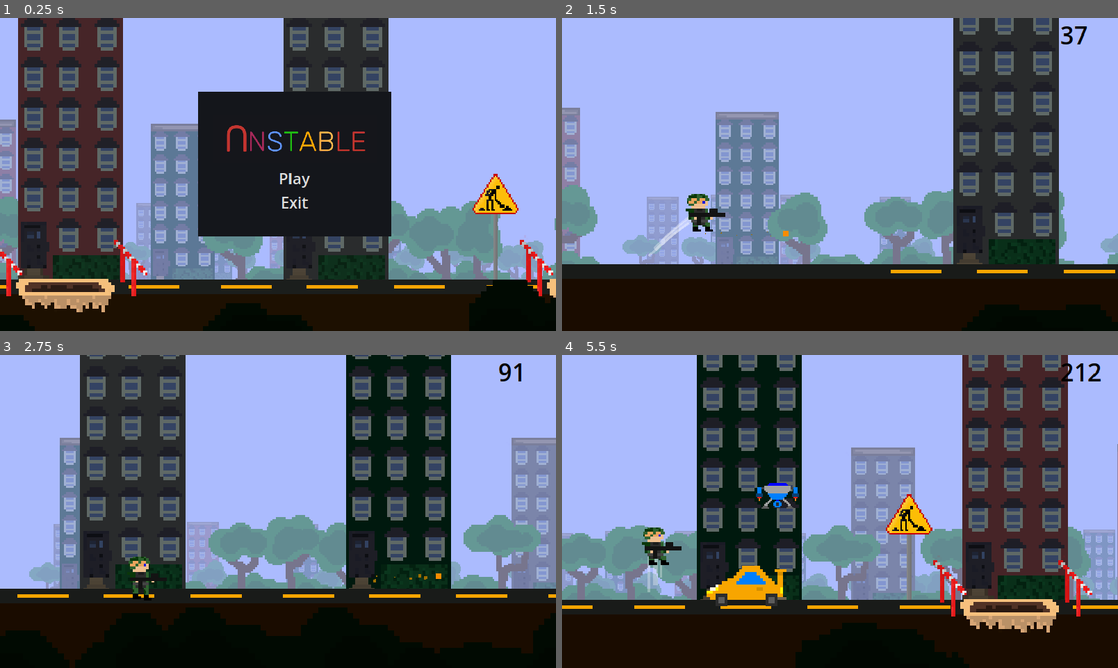
Above: before the commit, frames 1-4 (two rows, left to right).
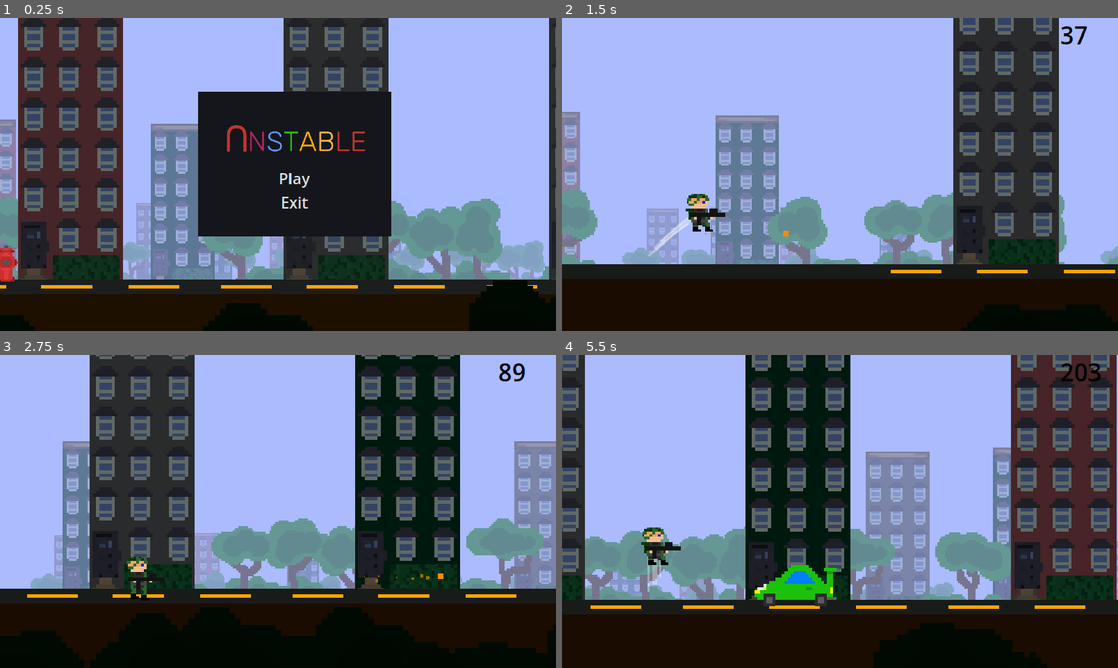
Above: after the commit, the same moments.

Repository: kir-55/Unstable
Game: Godot game, scene res://Scenes/menus/start_menu.tscn
Two runs of this game, one before a commit and one after it. Both use one fixed random seed, a clock stepped at 60 frames per second and the inputs below.
Inputs (mouse positions are in pixels of both pictures, inside the frame that each line leads up to):
- Up to frame 1 (0.25 s): no input
- Up to frame 2 (1.5 s): click "Play" at 0.5 s; move the mouse to (962, 158) at 1.27 s; hold Space (up) from 1.28 s (still down); click (962, 158) at 1.35 s
- Up to frame 3 (2.75 s): keep holding Space (up); move the mouse to (166, 527) at 2.02 s; click (166, 527) at 2.3 s
- Up to frame 4 (5.5 s): move the mouse to (895, 442) at 2.77 s; release Space (up) at 2.78 s; tap S (bottom) at 2.85 s; tap Space (up) at 3.05, 5.27 s; move the mouse to (812, 574) at 3.52 s; hold Space (up) 3.53-5.03 s; tap Shift (dash) at 3.6 s; click (812, 574) at 3.8 s; move the mouse to (1006, 558) at 4.27 s; click (1006, 558) at 4.35 s; move the mouse to (673, 464) at 5.02 s; tap A (stop) at 5.1 s; click (673, 464) at 5.3 s

The runs differ from the first frame. In frame 1, 4.1% of the frame differs, in the area x 0-100%, y 0-94%; in frame 2, 4.5%; in frame 3, 22%; in frame 4, 53%, in the area x 0-100%, y 0-100%.

Commit message:
explosions added

Diff:
--- /dev/null
+++ b/Decorations/City/hydrant.tres
@@ -0,0 +1,16 @@
+[gd_resource type="Resource" script_class="Decoration" load_steps=3 format=3 uid="uid://ddjxwuj1qgcor"]
+
+[ext_resource type="PackedScene" uid="uid://dubebyv7np2j1" path="res://Scenes/hydrant.tscn" id="1_ijdn5"]
+[ext_resource type="Script" path="res://Scripts/decoration.gd" id="2_f5dcn"]
+
+[resource]
+script = ExtResource("2_f5dcn")
+prefab = ExtResource("1_ijdn5")
+spawn_on_center = false
+initial_chance = 100
+chance_to_spawn = 20.0
+chance_multiplyer = 1
+type = 1
+incompatible_with_types = Array[int]([1, 2])
+min_scale = 4.0
+max_scale = 4.0
--- a/Scenes/drone_city.tscn
+++ b/Scenes/drone_city.tscn
@@ -1,7 +1,9 @@
-[gd_scene load_steps=4 format=3 uid="uid://cg47bhbbhmphx"]
+[gd_scene load_steps=6 format=3 uid="uid://cg47bhbbhmphx"]
 
 [ext_resource type="Texture2D" uid="uid://cwec6cfkjf6vn" path="res://Textures/Decorations/drone_city.png" id="1_22p13"]
+[ext_resource type="Script" path="res://Scripts/health_system.gd" id="2_mexp6"]
 [ext_resource type="Script" path="res://Scripts/deadly_area.gd" id="2_uyrou"]
+[ext_resource type="PackedScene" uid="uid://q6vw7hxexvpu" path="res://Scenes/explosions/drone_explosion.tscn" id="3_eoxcv"]
 
 [sub_resource type="RectangleShape2D" id="RectangleShape2D_1iamu"]
 size = Vector2(18, 10.7917)
@@ -13,6 +15,12 @@
 texture = ExtResource("1_22p13")
 offset = Vector2(-0.166952, -66.6667)
 
+[node name="HealthSystem" type="Node" parent="." node_paths=PackedStringArray("explosion_point")]
+script = ExtResource("2_mexp6")
+max_health = 90.0
+explosion_prefab = ExtResource("3_eoxcv")
+explosion_point = NodePath("../Area2D")
+
 [node name="Area2D" type="Area2D" parent="."]
 position = Vector2(-0.5, -53.1667)
 script = ExtResource("2_uyrou")
--- /dev/null
+++ b/Scenes/explosions/barier_explosion.tscn
@@ -0,0 +1,37 @@
+[gd_scene load_steps=4 format=3 uid="uid://c6jkxex0pqycv"]
+
+[ext_resource type="AudioStream" uid="uid://6qd3inw0pf42" path="res://Music/break.mp3" id="1_s1pw8"]
+
+[sub_resource type="Curve" id="Curve_25yfo"]
+_data = [Vector2(0.00550964, 0.965241), 0.0, 0.0, 0, 0, Vector2(0.983471, 1), 0.0, 0.0, 0, 0]
+point_count = 2
+
+[sub_resource type="Gradient" id="Gradient_kf85m"]
+offsets = PackedFloat32Array(0.477612, 1)
+colors = PackedColorArray(1, 0, 0, 1, 1, 1, 1, 1)
+
+[node name="CPUParticles2D" type="CPUParticles2D"]
+z_index = 20
+scale = Vector2(6, 6)
+emitting = false
+amount = 16
+one_shot = true
+explosiveness = 1.0
+randomness = 1.0
+lifetime_randomness = 0.61
+emission_shape = 1
+emission_sphere_radius = 1.0
+spread = 92.98
+gravity = Vector2(0, 400)
+initial_velocity_min = 10.0
+initial_velocity_max = 20.0
+scale_amount_min = 10.0
+scale_amount_max = 20.0
+scale_amount_curve = SubResource("Curve_25yfo")
+color_ramp = SubResource("Gradient_kf85m")
+
+[node name="wybuch" type="AudioStreamPlayer" parent="."]
+stream = ExtResource("1_s1pw8")
+volume_db = -10.0
+autoplay = true
+mix_target = 1
--- /dev/null
+++ b/Scenes/explosions/drone_explosion.tscn
@@ -0,0 +1,76 @@
+[gd_scene load_steps=9 format=3 uid="uid://q6vw7hxexvpu"]
+
+[ext_resource type="Script" path="res://Scripts/throwable.gd" id="1_obmio"]
+[ext_resource type="Gradient" uid="uid://dheic35wwrhmc" path="res://fire_gradient.tres" id="2_d6cqg"]
+[ext_resource type="Texture2D" uid="uid://cwec6cfkjf6vn" path="res://Textures/Decorations/drone_city.png" id="2_ohjig"]
+[ext_resource type="PackedScene" uid="uid://cuytrv5kl6n1o" path="res://Scenes/explosions/fire_explosion.tscn" id="2_q7hdc"]
+[ext_resource type="AudioStream" uid="uid://6qd3inw0pf42" path="res://Music/break.mp3" id="3_n3env"]
+
+[sub_resource type="Curve" id="Curve_25yfo"]
+_data = [Vector2(0.00550964, 0.965241), 0.0, 0.0, 0, 0, Vector2(0.983471, 1), 0.0, 0.0, 0, 0]
+point_count = 2
+
+[sub_resource type="RectangleShape2D" id="RectangleShape2D_0t1dm"]
+size = Vector2(30, 19)
+
+[sub_resource type="CapsuleShape2D" id="CapsuleShape2D_cfwsl"]
+radius = 18.0
+height = 38.0
+
+[node name="RigidBody2D" type="RigidBody2D" node_paths=PackedStringArray("explosion_point")]
+z_index = 6
+collision_layer = 4
+collision_mask = 2
+center_of_mass_mode = 1
+center_of_mass = Vector2(0, -10)
+linear_velocity = Vector2(300, -200)
+angular_velocity = 0.349066
+script = ExtResource("1_obmio")
+explosion_prefab = ExtResource("2_q7hdc")
+explosion_point = NodePath("Sprite2D")
+
+[node name="CPUParticles2D" type="CPUParticles2D" parent="."]
+z_index = 20
+position = Vector2(4, 0)
+scale = Vector2(6, 6)
+emitting = false
+amount = 16
+one_shot = true
+speed_scale = 1.6
+explosiveness = 1.0
+randomness = 1.0
+lifetime_randomness = 0.61
+emission_shape = 1
+emission_sphere_radius = 2.35
+direction = Vector2(0, 1)
+spread = 94.01
+gravity = Vector2(0, 0)
+initial_velocity_min = 10.0
+initial_velocity_max = 20.0
+scale_amount_min = 10.0
+scale_amount_max = 20.0
+scale_amount_curve = SubResource("Curve_25yfo")
+color_ramp = ExtResource("2_d6cqg")
+
+[node name="Area2D" type="Area2D" parent="."]
+collision_layer = 3
+
+[node name="CollisionShape2D" type="CollisionShape2D" parent="Area2D"]
+position = Vector2(3, -8.5)
+shape = SubResource("RectangleShape2D_0t1dm")
+
+[node name="CollisionShape2D" type="CollisionShape2D" parent="."]
+position = Vector2(-1, -10)
+shape = SubResource("CapsuleShape2D_cfwsl")
+
+[node name="Sprite2D" type="Sprite2D" parent="."]
+scale = Vector2(3, 3)
+texture = ExtResource("2_ohjig")
+
+[node name="wybuch" type="AudioStreamPlayer" parent="."]
+stream = ExtResource("3_n3env")
+volume_db = -10.0
+autoplay = true
+mix_target = 1
+
+[connection signal="area_entered" from="Area2D" to="." method="_on_area_2d_area_entered"]
--- /dev/null
+++ b/Scenes/explosions/fire_explosion.tscn
@@ -0,0 +1,34 @@
+[gd_scene load_steps=4 format=3 uid="uid://cuytrv5kl6n1o"]
+
+[ext_resource type="Gradient" uid="uid://dheic35wwrhmc" path="res://fire_gradient.tres" id="1_gp08d"]
+[ext_resource type="AudioStream" uid="uid://6qd3inw0pf42" path="res://Music/break.mp3" id="2_1vnew"]
+
+[sub_resource type="Curve" id="Curve_25yfo"]
+_data = [Vector2(0.00550964, 0.965241), 0.0, 0.0, 0, 0, Vector2(0.983471, 1), 0.0, 0.0, 0, 0]
+point_count = 2
+
+[node name="CPUParticles2D" type="CPUParticles2D"]
+z_index = 20
+scale = Vector2(6, 6)
+emitting = false
+amount = 16
+one_shot = true
+explosiveness = 1.0
+randomness = 1.0
+lifetime_randomness = 0.61
+emission_shape = 1
+emission_sphere_radius = 1.0
+spread = 158.95
+gravity = Vector2(0, 400)
+initial_velocity_min = 10.0
+initial_velocity_max = 20.0
+scale_amount_min = 10.0
+scale_amount_max = 20.0
+scale_amount_curve = SubResource("Curve_25yfo")
+color_ramp = ExtResource("1_gp08d")
+
+[node name="wybuch" type="AudioStreamPlayer" parent="."]
+stream = ExtResource("2_1vnew")
+volume_db = -10.0
+autoplay = true
+mix_target = 1
--- /dev/null
+++ b/Scenes/explosions/hydrant_explosion.tscn
@@ -0,0 +1,70 @@
+[gd_scene load_steps=9 format=3 uid="uid://cu6h8qbv3df6m"]
+
+[ext_resource type="Script" path="res://Scripts/throwable.gd" id="1_5dgw7"]
+[ext_resource type="Texture2D" uid="uid://careweli3bkl2" path="res://Textures/Decorations/hydrant.png" id="1_hjqmu"]
+[ext_resource type="AudioStream" uid="uid://6qd3inw0pf42" path="res://Music/break.mp3" id="1_tvtnf"]
+[ext_resource type="PackedScene" uid="uid://dqs5nqfwvon56" path="res://Scenes/explosions/water_explosion.tscn" id="2_i1p1x"]
+[ext_resource type="Gradient" uid="uid://0w4ugak1xvxo" path="res://water_gradient.tres" id="2_rb372"]
+
+[sub_resource type="Curve" id="Curve_25yfo"]
+_data = [Vector2(0.00550964, 0.965241), 0.0, 0.0, 0, 0, Vector2(0.983471, 1), 0.0, 0.0, 0, 0]
+point_count = 2
+
+[sub_resource type="RectangleShape2D" id="RectangleShape2D_0t1dm"]
+size = Vector2(21, 62.5)
+
+[sub_resource type="CapsuleShape2D" id="CapsuleShape2D_cfwsl"]
+radius = 18.0
+height = 64.0
+
+[node name="RigidBody2D" type="RigidBody2D"]
+z_index = 6
+collision_layer = 2
+collision_mask = 3
+center_of_mass_mode = 1
+center_of_mass = Vector2(0, -10)
+linear_velocity = Vector2(1000, -700)
+angular_velocity = 0.349066
+script = ExtResource("1_5dgw7")
+explosion_prefab = ExtResource("2_i1p1x")
+
+[node name="CPUParticles2D" type="CPUParticles2D" parent="."]
+z_index = 20
+position = Vector2(4, 0)
+scale = Vector2(6, 6)
+amount = 16
+randomness = 1.0
+lifetime_randomness = 0.61
+emission_shape = 1
+emission_sphere_radius = 2.35
+direction = Vector2(0, 1)
+spread = 94.01
+gravity = Vector2(0, 900)
+scale_amount_min = 10.0
+scale_amount_max = 20.0
+scale_amount_curve = SubResource("Curve_25yfo")
+color_ramp = ExtResource("2_rb372")
+
+[node name="Area2D" type="Area2D" parent="."]
+collision_layer = 3
+
+[node name="CollisionShape2D" type="CollisionShape2D" parent="Area2D"]
+position = Vector2(1, 0.75)
+shape = SubResource("RectangleShape2D_0t1dm")
+
+[node name="CollisionShape2D" type="CollisionShape2D" parent="."]
+position = Vector2(1, 0)
+scale = Vector2(1, 1)
+shape = SubResource("CapsuleShape2D_cfwsl")
+
+[node name="Sprite2D" type="Sprite2D" parent="."]
+scale = Vector2(2, 2)
+texture = ExtResource("1_hjqmu")
+
+[node name="wybuch" type="AudioStreamPlayer" parent="."]
+stream = ExtResource("1_tvtnf")
+volume_db = -10.0
+autoplay = true
+mix_target = 1
+
+[connection signal="area_entered" from="Area2D" to="." method="_on_area_2d_area_entered"]
--- /dev/null
+++ b/Scenes/explosions/water_explosion.tscn
@@ -0,0 +1,34 @@
+[gd_scene load_steps=4 format=3 uid="uid://dqs5nqfwvon56"]
+
+[ext_resource type="Gradient" uid="uid://0w4ugak1xvxo" path="res://water_gradient.tres" id="1_0xmdf"]
+[ext_resource type="AudioStream" uid="uid://6qd3inw0pf42" path="res://Music/break.mp3" id="1_wwtpg"]
+
+[sub_resource type="Curve" id="Curve_25yfo"]
+_data = [Vector2(0.00550964, 0.965241), 0.0, 0.0, 0, 0, Vector2(0.983471, 1), 0.0, 0.0, 0, 0]
+point_count = 2
+
+[node name="CPUParticles2D" type="CPUParticles2D"]
+z_index = 20
+scale = Vector2(6, 6)
+emitting = false
+amount = 16
+one_shot = true
+explosiveness = 1.0
+randomness = 1.0
+lifetime_randomness = 0.61
+emission_shape = 1
+emission_sphere_radius = 1.0
+spread = 158.95
+gravity = Vector2(0, 400)
+initial_velocity_min = 10.0
+initial_velocity_max = 20.0
+scale_amount_min = 10.0
+scale_amount_max = 20.0
+scale_amount_curve = SubResource("Curve_25yfo")
+color_ramp = ExtResource("1_0xmdf")
+
+[node name="wybuch" type="AudioStreamPlayer" parent="."]
+stream = ExtResource("1_wwtpg")
+volume_db = -10.0
+autoplay = true
+mix_target = 1
--- a/Scenes/game.tscn
+++ b/Scenes/game.tscn
@@ -17,6 +17,7 @@
 [ext_resource type="Resource" uid="uid://c14irlak1u1mm" path="res://Decorations/City/house.tres" id="11_ce5fi"]
 [ext_resource type="Resource" uid="uid://cj0iuschfqh2i" path="res://Decorations/City/hole.tres" id="13_3ljpo"]
 [ext_resource type="Script" path="res://Scripts/go_to_transition.gd" id="14_8ml7d"]
+[ext_resource type="Resource" uid="uid://ddjxwuj1qgcor" path="res://Decorations/City/hydrant.tres" id="14_stlej"]
 [ext_resource type="Resource" uid="uid://1n4aegfhapd" path="res://Decorations/City/road_line.tres" id="14_tk21i"]
 [ext_resource type="AudioStream" uid="uid://s13upthllfum" path="res://Music/do gry2.mp3" id="15_6haxf"]
 
@@ -28,8 +29,11 @@
 
 [node name="Game" type="Node2D"]
 
+[node name="WorldEnvironment" type="WorldEnvironment" parent="."]
+environment = ExtResource("1_uj810")
+
 [node name="ParallaxBackground2" type="ParallaxBackground" parent="."]
-layer = 10
+layer = 9
 
 [node name="ParallaxLayer" type="ParallaxLayer" parent="ParallaxBackground2"]
 z_index = -2
@@ -49,7 +53,7 @@
 [node name="ParallaxLayer3" type="ParallaxLayer" parent="ParallaxBackground"]
 self_modulate = Color(1, 1, 1, 0.984314)
 position = Vector2(-621, 67)
-motion_scale = Vector2(0.1, 0.8)
+motion_scale = Vector2(0.1, 0.9)
 motion_mirroring = Vector2(2000, 0)
 
 [node name="Sprite2D" type="Sprite2D" parent="ParallaxBackground/ParallaxLayer3"]
@@ -66,16 +70,13 @@
 
 [node name="ParallaxLayer2" type="ParallaxLayer" parent="ParallaxBackground"]
 position = Vector2(-6, 32)
-motion_scale = Vector2(0.3, 0.9)
+motion_scale = Vector2(0.3, 0.93)
 motion_mirroring = Vector2(1900, 0)
 
 [node name="Sprite2D" type="Sprite2D" parent="ParallaxBackground/ParallaxLayer2"]
 position = Vector2(200, 76)
 scale = Vector2(4, 4)
 texture = ExtResource("1_b5qif")
-
-[node name="WorldEnvironment" type="WorldEnvironment" parent="."]
-environment = ExtResource("1_uj810")
 
 [node name="CanvasLayer" type="CanvasLayer" parent="."]
 
@@ -156,7 +157,7 @@
 player = NodePath("../../Player")
 line = NodePath("../GroundLine")
 terrain_generator = NodePath("..")
-decorations = Array[Resource("res://Scripts/decoration.gd")]([ExtResource("8_42q7i"), ExtResource("13_3ljpo"), ExtResource("9_s7k86"), ExtResource("10_sqdli"), ExtResource("11_ce5fi"), ExtResource("14_tk21i")])
+decorations = Array[Resource("res://Scripts/decoration.gd")]([ExtResource("8_42q7i"), ExtResource("14_stlej"), ExtResource("13_3ljpo"), ExtResource("9_s7k86"), ExtResource("10_sqdli"), ExtResource("11_ce5fi"), ExtResource("14_tk21i")])
 
 [node name="Timer" type="Timer" parent="." node_paths=PackedStringArray("player")]
 wait_time = 4096.0
--- a/Scenes/hay_wall.tscn
+++ b/Scenes/hay_wall.tscn
@@ -1,7 +1,7 @@
 [gd_scene load_steps=6 format=3 uid="uid://cj0n3ymjobgpv"]
 
 [ext_resource type="Script" path="res://Scripts/health_system.gd" id="1_yl2mc"]
-[ext_resource type="PackedScene" uid="uid://c6jkxex0pqycv" path="res://Music/wybuch.tscn" id="2_hwdiv"]
+[ext_resource type="PackedScene" uid="uid://c6jkxex0pqycv" path="res://Scenes/explosions/barier_explosion.tscn" id="2_a1kh7"]
 [ext_resource type="Texture2D" uid="uid://dakyyk5dh86ig" path="res://Textures/Decorations/hay_bale.png" id="3_jumt4"]
 [ext_resource type="Script" path="res://Scripts/deadly_area.gd" id="4_h2fi8"]
 
@@ -15,7 +15,7 @@
 
 [node name="HealthSystem" type="Node" parent="."]
 script = ExtResource("1_yl2mc")
-audio = ExtResource("2_hwdiv")
+explosion_prefab = ExtResource("2_a1kh7")
 
 [node name="hay_bale1" type="Sprite2D" parent="."]
 position = Vector2(-2.88508, -4.9733)
--- a/Scenes/hole.tscn
+++ b/Scenes/hole.tscn
@@ -4,7 +4,7 @@
 [ext_resource type="Script" path="res://Scripts/deadly_area.gd" id="2_2c7y6"]
 [ext_resource type="Texture2D" uid="uid://mfhqfusv0tgx" path="res://Textures/Decorations/nowa_barierka.png" id="3_hlgjw"]
 [ext_resource type="Script" path="res://Scripts/health_system.gd" id="4_b3iql"]
-[ext_resource type="PackedScene" uid="uid://c6jkxex0pqycv" path="res://Music/wybuch.tscn" id="5_q1vg7"]
+[ext_resource type="PackedScene" uid="uid://c6jkxex0pqycv" path="res://Scenes/explosions/barier_explosion.tscn" id="5_hlcji"]
 [ext_resource type="Texture2D" uid="uid://byt2uuian5r3w" path="res://Textures/Decorations/nowy_znak.png" id="6_pwtc5"]
 
 [sub_resource type="RectangleShape2D" id="RectangleShape2D_1iamu"]
@@ -37,7 +37,7 @@
 [node name="HealthSystem" type="Node" parent="Barier1"]
 script = ExtResource("4_b3iql")
 max_health = 30.0
-audio = ExtResource("5_q1vg7")
+explosion_prefab = ExtResource("5_hlcji")
 
 [node name="Area2D" type="Area2D" parent="Barier1"]
 collision_layer = 3
@@ -57,7 +57,7 @@
 [node name="HealthSystem" type="Node" parent="Barier2"]
 script = ExtResource("4_b3iql")
 max_health = 30.0
-audio = ExtResource("5_q1vg7")
+explosion_prefab = ExtResource("5_hlcji")
 
 [node name="Area2D" type="Area2D" parent="Barier2"]
 collision_layer = 3
--- /dev/null
+++ b/Scenes/hydrant.tscn
@@ -0,0 +1,35 @@
+[gd_scene load_steps=6 format=3 uid="uid://dubebyv7np2j1"]
+
+[ext_resource type="Texture2D" uid="uid://bs842xniyo8fc" path="res://Textures/Decorations/hydrant2.png" id="1_kn5rp"]
+[ext_resource type="Script" path="res://Scripts/health_system.gd" id="2_utguk"]
+[ext_resource type="PackedScene" uid="uid://cu6h8qbv3df6m" path="res://Scenes/explosions/hydrant_explosion.tscn" id="3_t01oi"]
+[ext_resource type="Script" path="res://Scripts/deadly_area.gd" id="5_shcd0"]
+
+[sub_resource type="RectangleShape2D" id="RectangleShape2D_lvb52"]
+size = Vector2(5.91667, 13.75)
+
+[node name="Hydrant" type="Sprite2D"]
+z_index = 5
+position = Vector2(0, 6)
+scale = Vector2(6, 6)
+texture = ExtResource("1_kn5rp")
+offset = Vector2(-0.250283, -7)
+
+[node name="HealthSystem" type="Node" parent="."]
+script = ExtResource("2_utguk")
+max_health = 90.0
+explosion_prefab = ExtResource("3_t01oi")
+
+[node name="Area2D" type="Area2D" parent="."]
+position = Vector2(0.333333, -17.1667)
+collision_layer = 3
+collision_mask = 3
+script = ExtResource("5_shcd0")
+death_messages = Array[String](["There was a hydrant!", "You broke your leg, while kicking the hydrant", "You were curious, what is the hydrant made of (it was metal)"])
+
+[node name="CollisionShape2D" type="CollisionShape2D" parent="Area2D"]
+position = Vector2(-0.625, 11.2917)
+shape = SubResource("RectangleShape2D_lvb52")
+debug_color = Color(0.125904, 0.545454, 0.919934, 0.42)
+
+[connection signal="body_entered" from="Area2D" to="Area2D" method="_on_body_entered"]
--- a/Scenes/menus/start_menu.tscn
+++ b/Scenes/menus/start_menu.tscn
@@ -15,6 +15,7 @@
 [ext_resource type="Script" path="res://Scripts/decoration_spawner.gd" id="8_ewsx1"]
 [ext_resource type="Resource" uid="uid://ufc5a1438fe1" path="res://Decorations/City/car.tres" id="13_io3tw"]
 [ext_resource type="Resource" uid="uid://c35v8c7ihbvso" path="res://Decorations/City/trafic_lights.tres" id="14_4vnkg"]
+[ext_resource type="Resource" uid="uid://ddjxwuj1qgcor" path="res://Decorations/City/hydrant.tres" id="15_mst61"]
 [ext_resource type="Resource" uid="uid://c14irlak1u1mm" path="res://Decorations/City/house.tres" id="15_v51w2"]
 [ext_resource type="Resource" uid="uid://cj0iuschfqh2i" path="res://Decorations/City/hole.tres" id="17_xoou5"]
 [ext_resource type="Resource" uid="uid://cdegcvopwdhdo" path="res://Decorations/City/drone.tres" id="18_lwfrx"]
@@ -248,7 +249,7 @@
 line = NodePath("../GrassLine")
 terrain_generator = NodePath("..")
 spawn_from = 0
-decorations = Array[Resource("res://Scripts/decoration.gd")]([ExtResource("13_io3tw"), ExtResource("17_xoou5"), ExtResource("14_4vnkg"), ExtResource("15_v51w2"), ExtResource("18_lwfrx"), ExtResource("18_tgdhe")])
+decorations = Array[Resource("res://Scripts/decoration.gd")]([ExtResource("13_io3tw"), ExtResource("15_mst61"), ExtResource("17_xoou5"), ExtResource("14_4vnkg"), ExtResource("15_v51w2"), ExtResource("18_lwfrx"), ExtResource("18_tgdhe")])
 
 [connection signal="pressed" from="MovingGround/Camera2D/StartMenu/Panel/MarginContainer/VBoxContainer/Again" to="MovingGround/Camera2D/StartMenu" method="_on_again_pressed"]
 [connection signal="pressed" from="MovingGround/Camera2D/StartMenu/Panel/MarginContainer/VBoxContainer/Exit" to="MovingGround/Camera2D/StartMenu" method="_on_exit_pressed"]
--- a/Scenes/player.tscn
+++ b/Scenes/player.tscn
@@ -56,6 +56,7 @@
 shape = SubResource("RectangleShape2D_uu4jv")
 
 [node name="SpeedUpTimer" type="Timer" parent="."]
+wait_time = 2.0
 autostart = true
 
 [node name="Weapon" type="Sprite2D" parent="." node_paths=PackedStringArray("timer")]
--- a/Scripts/health_system.gd
+++ b/Scripts/health_system.gd
@@ -1,13 +1,26 @@
 extends Node
 
 @export var max_health := 80.0
-@export var audio:PackedScene
+@export var explosion_prefab:PackedScene
+@export var explosion_point: Node2D
 @onready var health = max_health
 
 
 func take_damage(value):
 	health -= value
 	if health <= 0:
-		get_tree().root.add_child(audio.instantiate())
+		var explosion = explosion_prefab.instantiate()
+		if explosion_point:
+			explosion.global_position = explosion_point.global_position
+		else:
+			explosion.global_position = get_parent().global_position
+
+		if "emitting" in explosion:
+			explosion.emitting = true
+		elif "emitting" in explosion.get_child(0):
+			explosion.get_child(0).emitting = true
+
+		get_tree().current_scene.add_child(explosion)
+
 		print("damage")
 		get_parent().queue_free()
--- /dev/null
+++ b/Scripts/throwable.gd
@@ -0,0 +1,27 @@
+extends RigidBody2D
+
+@export var damage: int = 100
+@export var explosion_prefab: PackedScene
+@export var explosion_point: Node2D
+#func _on_area_entered(body: Node) -> void:
+#
+#
+
+func _on_area_2d_area_entered(body):
+	if body and body.get_parent() and body.get_parent().has_node("HealthSystem"):
+		body.get_parent().get_node("HealthSystem").take_damage(damage)
+
+	var explosion = explosion_prefab.instantiate()
+	if explosion_point:
+		explosion.global_position = explosion_point.global_position
+	else:
+		explosion.global_position = global_position
+
+	if "emitting" in explosion:
+		explosion.emitting = true
+	elif "emitting" in explosion.get_child(0):
+		explosion.get_child(0).emitting = true
+
+	get_tree().current_scene.add_child(explosion)
+
+	queue_free()  # Destroy the bullet upon collision
--- a/Scripts/сamera.gd
+++ b/Scripts/сamera.gd
@@ -15,11 +15,17 @@
 # Called every frame. 'delta' is the elapsed time since the previous frame.
 func _process(delta):
 	if target and !target.is_queued_for_deletion():
-		distance_to_target.x = abs(position.x - target.global_position.x + offsett.x)
-		distance_to_target.y = abs(position.y - target.global_position.y + offsett.y)
+		if GlobalVariables.game_is_on:
+				distance_to_target.x = abs(position.x - target.global_position.x + offsett.x)
+				distance_to_target.y = abs(position.y - target.global_position.y + offsett.y)
 
-		if distance_to_target.x > max_distance.x:
-			position.x = lerp(position.x, target.global_position.x + offsett.x, delta*speed)
+				if distance_to_target.x > max_distance.x:
+					position.x = lerp(position.x, target.global_position.x + offsett.x, delta*speed)
 
-		if distance_to_target.y > max_distance.y:
-			position.y = lerp(position.y, target.global_position.y + offsett.y, delta*speed)
+				if distance_to_target.y > max_distance.y:
+					position.y = lerp(position.y, target.global_position.y + offsett.y, delta*speed)
+		else:
+			var mouse_offset = (get_viewport().get_mouse_position() - Vector2( get_viewport().size / 2))
+			var pos = target.global_position + offsett + lerp(Vector2(), mouse_offset.normalized() * 200, mouse_offset.length() / 1000)
+			pos.y = min(pos.y, target.global_position.y + offsett.y - 1)
+			global_position = pos
--- /dev/null
+++ b/fire_gradient.tres
@@ -0,0 +1,5 @@
+[gd_resource type="Gradient" format=3 uid="uid://dheic35wwrhmc"]
+
+[resource]
+offsets = PackedFloat32Array(0, 0.277612, 1)
+colors = PackedColorArray(1, 1, 1, 1, 0.946822, 0.9058, 0, 1, 0.945098, 0, 0, 1)
--- a/music/wybuch.tscn
+++ /dev/null
@@ -1,9 +0,0 @@
-[gd_scene load_steps=2 format=3 uid="uid://c6jkxex0pqycv"]
-
-[ext_resource type="AudioStream" uid="uid://6qd3inw0pf42" path="res://Music/break.mp3" id="1_vh5hb"]
-
-[node name="wybuch" type="AudioStreamPlayer"]
-stream = ExtResource("1_vh5hb")
-volume_db = -10.0
-autoplay = true
-mix_target = 1
--- /dev/null
+++ b/water_gradient.tres
@@ -0,0 +1,4 @@
+[gd_resource type="Gradient" format=3 uid="uid://0w4ugak1xvxo"]
+
+[resource]
+colors = PackedColorArray(0.0854914, 0.323126, 1, 1, 0.12549, 1, 1, 1)
Not shown: 1 places in Scenes/game.tscn that only renumber resources
Not shown: 1 places in Scenes/menus/start_menu.tscn that only renumber resources
Binary file added: textures/Decorations/hydrant.png
Not shown, added: textures/Decorations/hydrant.png.import
Binary file added: textures/Decorations/hydrant2.png
Not shown, added: textures/Decorations/hydrant2.png.import
Not shown, added: Scenes/explosions/hyd7CB5.tmp
